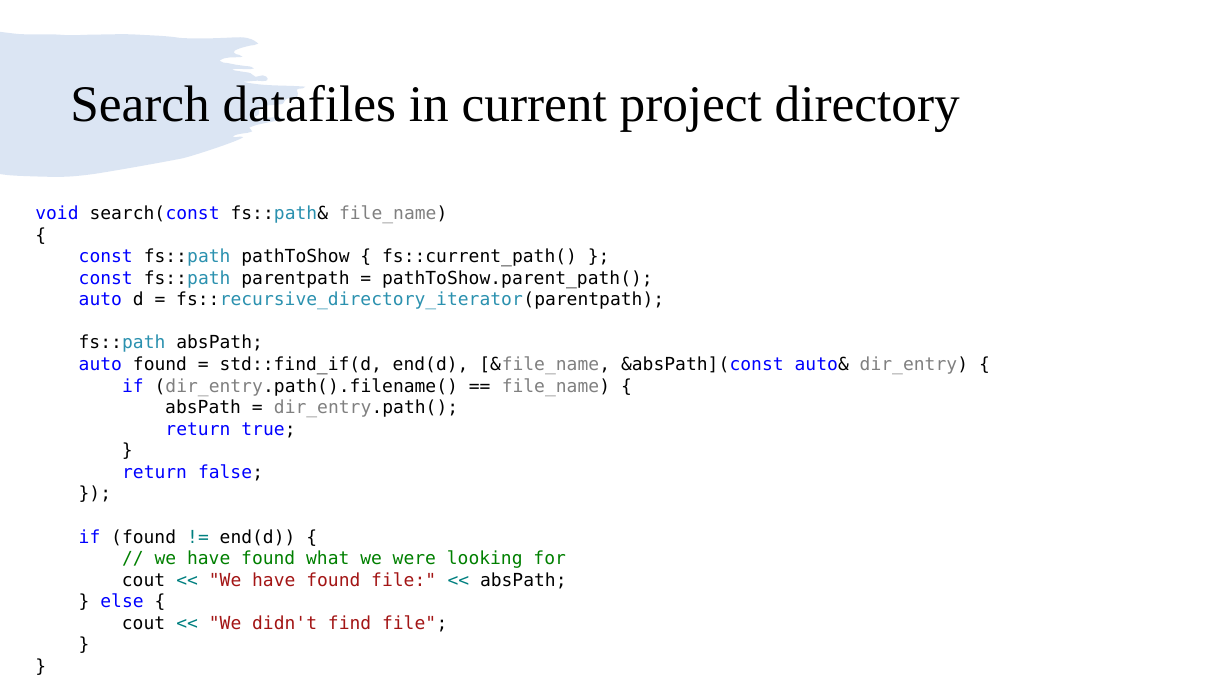
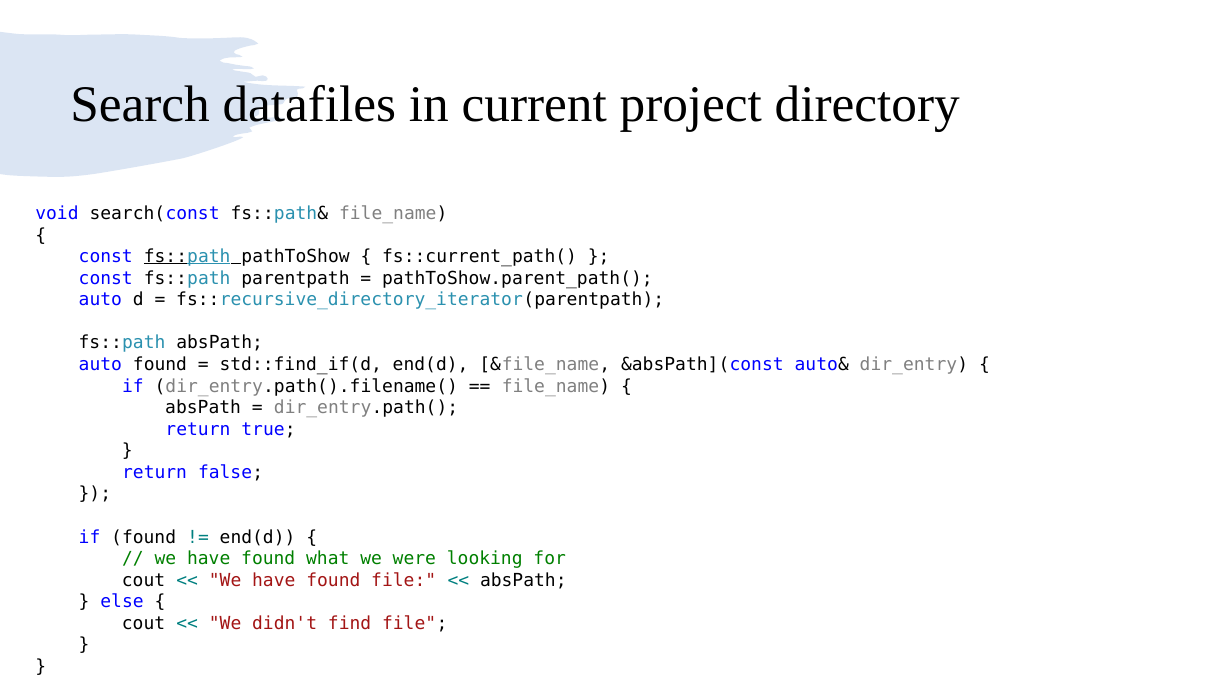
Before and after one commit to girishlande/CPlusPlus, a slide deck: slide 6 of learnings.pptx. Drawn at 1232x693 pixels with LibreOffice and Linux fonts; fonts in the diff are those of the drawing. Boxes give left, top, right and bottom in pixels: in the first picture for what was removed or moved away, otherwise in the second. Text is boxed around its words. In the diff, an @@ line names an element or a change of style, - is before the commit and + after.

```diff
--- a/learnings.pptx
+++ b/learnings.pptx
@@ text at [79,248,577,267]: underline on in "fs::path" @@
```
Also in this commit, not shown: 1 other slide changed, 1 slide added, 1 slide removed, 32 other files.
